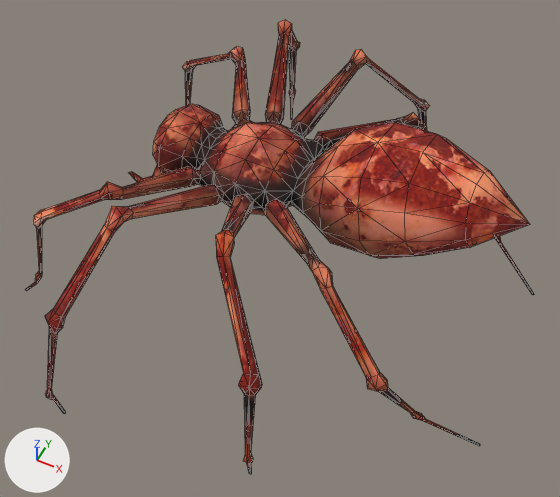
The COLLADA model TesteARanha/3D Objects/untitled.dae: old version first, new version second.
The view is the same before and after, from a 50 mm lens placed at (0.466, -0.906, 1.21), pointed at (0.043, -0.061, 0.154). Lighting does not change. The marker at lower left points along +X, +Y and +Z. Mesh edges are drawn as thin lines. Where no turn or scale is listed for an object, it has been applied to the vertices.

The first picture shows 'spider1'.
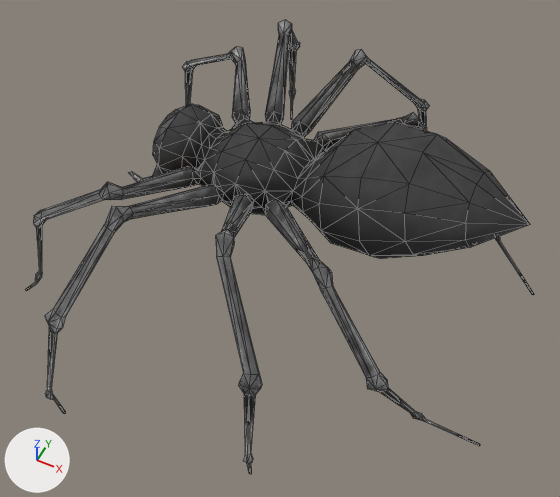
Where the change shows, as pixel boxes [x1, y1, x2, y2] in the pictures (560 x 497 px):
'spider1', surface changed (red to grey)
    both: [29, 20, 530, 471]

What changed in the scene script:
```text
Add img_spider1_color_jpg:
    img_spider1_color_jpg = load_image('spider1_color.jpg', 'spider1_color.jpg', 2048, 2048, 'sRGB')
Change mat_default:
    mat_default.texture: img_spider2_color_jpg -> img_spider1_color_jpg
```
